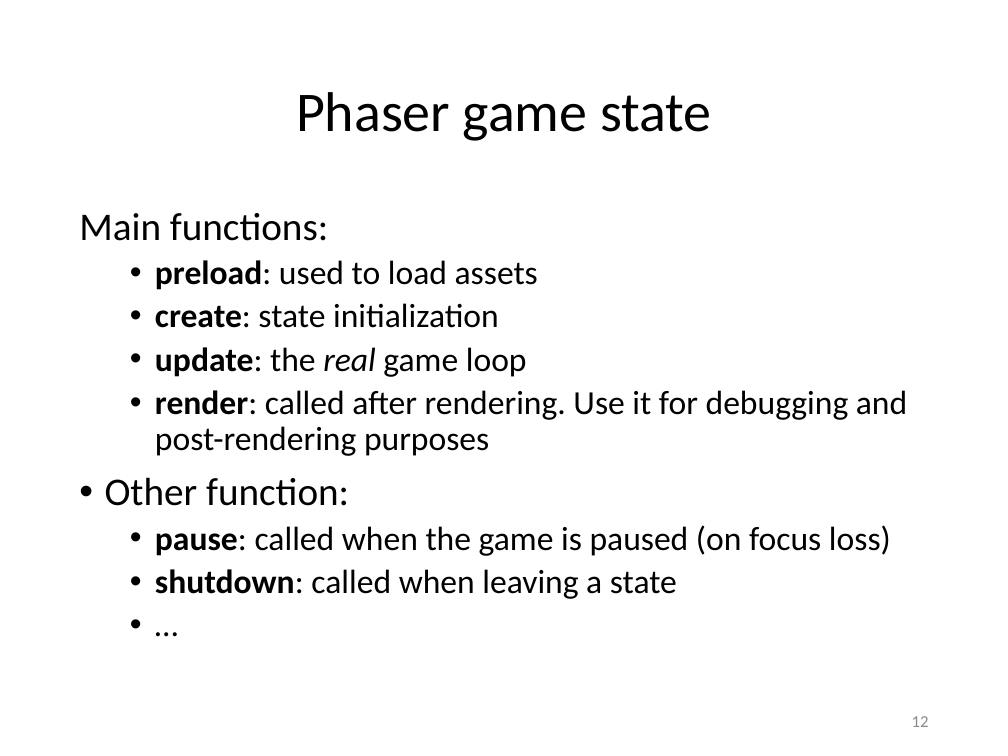
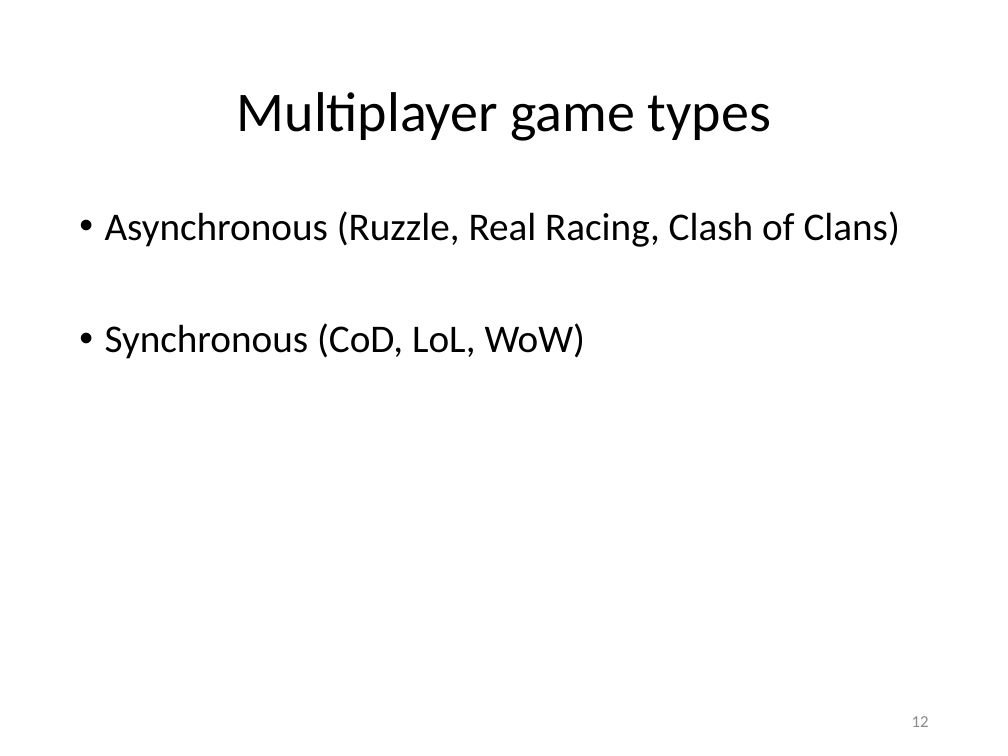
Before and after one commit to Lotti/codemotion2015, a slide deck: slide 12 of slides/slides.pptx. Drawn at 1008x756 pixels with LibreOffice and Linux fonts; fonts in the diff are those of the drawing; background and template pictures are left out. Boxes give left, top, right and bottom in pixels: in the first picture for what was removed or moved away, otherwise in the second. Text is boxed around its words. In the diff, an @@ line names an element or a change of style, - is before the commit and + after.

```diff
--- a/slides/slides.pptx
+++ b/slides/slides.pptx
@@ title at (237,92,771,141): text changed @@
-Phaser game state
+Multiplayer game types
@@ text at (105,211,900,359): text changed; size 24 to 28 pt @@
-Main functions:
-  • preload: used to load assets
-  • create: state initialization
-  • update: the real game loop
-  • render: called after rendering. Use it for debugging and post-rendering purposes
-• Other function:
-  • pause: called when the game is paused (on focus loss)
-  • shutdown: called when leaving a state
-  • …
+• Asynchronous (Ruzzle, Real Racing, Clash of Clans)
+• Synchronous (CoD, LoL, WoW)
```
Also in this commit, not shown: 9 other slides changed, 8 other files.
